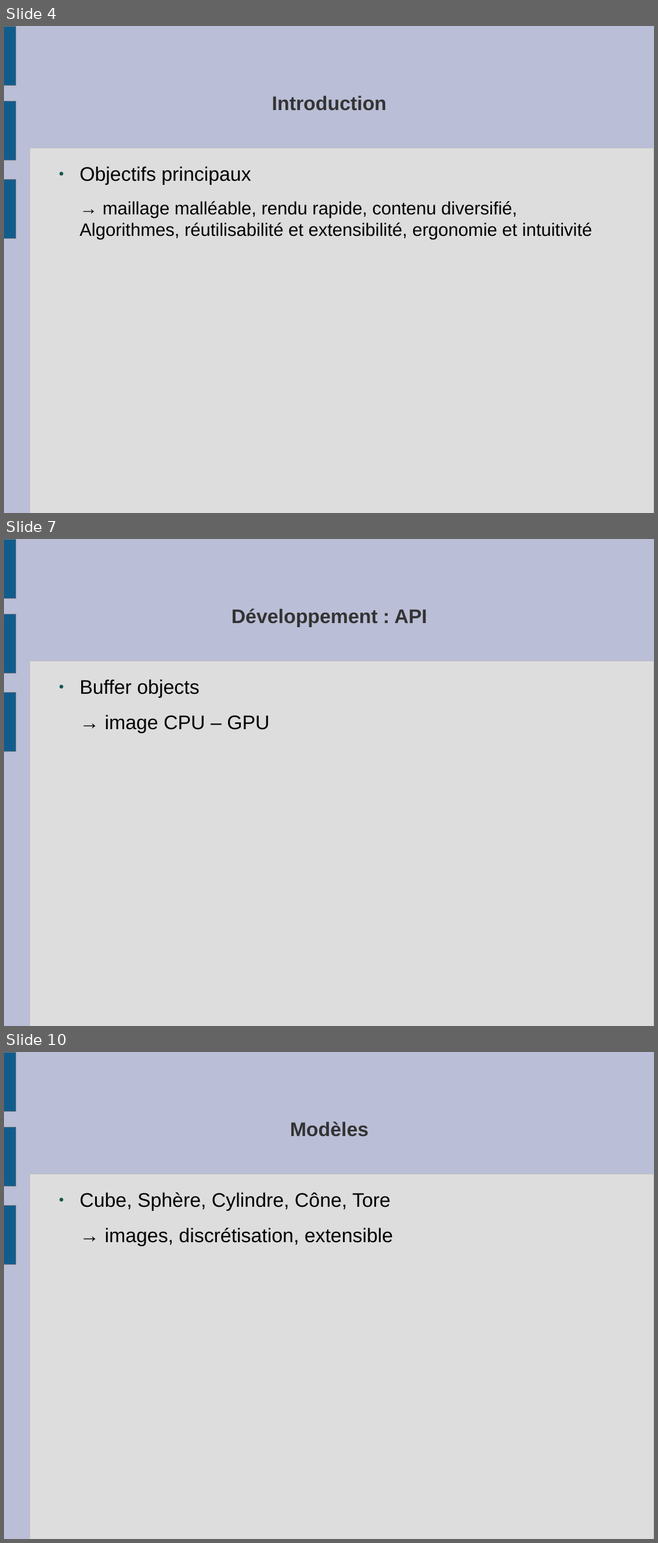
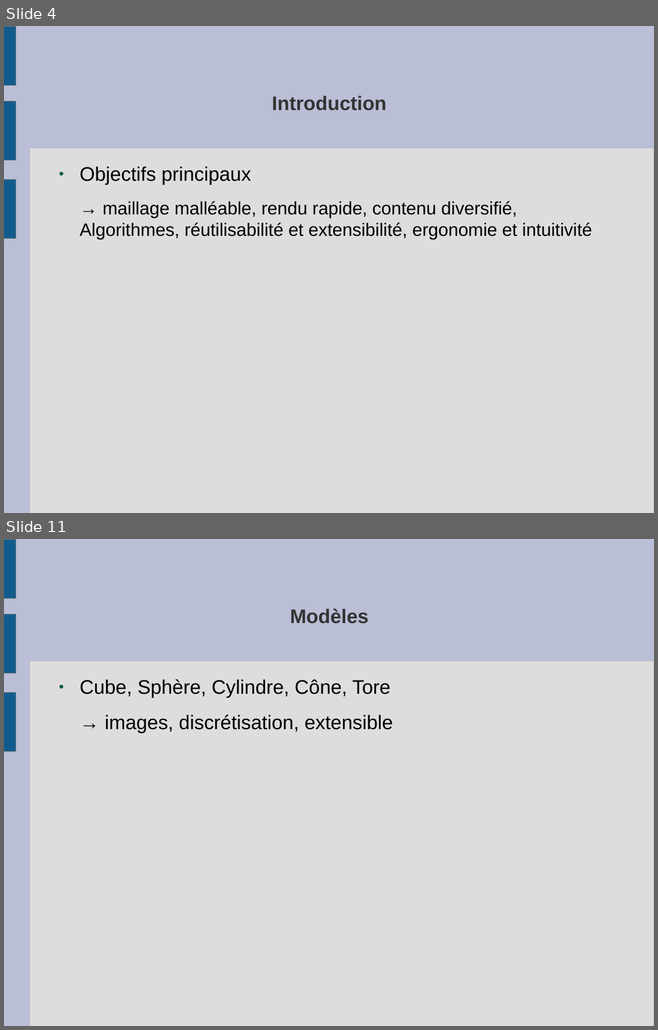
Before and after one commit to slvrgauthier/OpenSculpt, a slide deck: Documentation/Soutenance.odp. Shown one above the other, each under a label of ours: slides 4, 7 and 10 before the commit, slides 4 and 11 after it; the slides between them are not shown. The pictures are 658x1543 and 658x1030 pixels, drawn with LibreOffice and Linux fonts; fonts in the diff are those of the drawing. Boxes give left, top, right and bottom in pixels: in the first picture for what was removed or moved away, otherwise in the second. Text is boxed around its words. In the diff, an @@ line names an element or a change of style, - is before the commit and + after.

```diff
--- a/Documentation/Soutenance.odp
+++ b/Documentation/Soutenance.odp
@@ slide 7 removed at [4,539,654,1026], background #BABED6; not listed: 4 template elements that a slide beside it also shows @@
@@ title removed at [231,609,427,627] @@
-Développement : API
@@ text removed at [79,679,269,733] @@
-● Buffer objects
-→ image CPU – GPU
@@ what was slide 10 is now slide 11 @@
```
Also in this commit, not shown: 4 slides changed, 4 slides added, 2 other slides removed, 11 other files.
